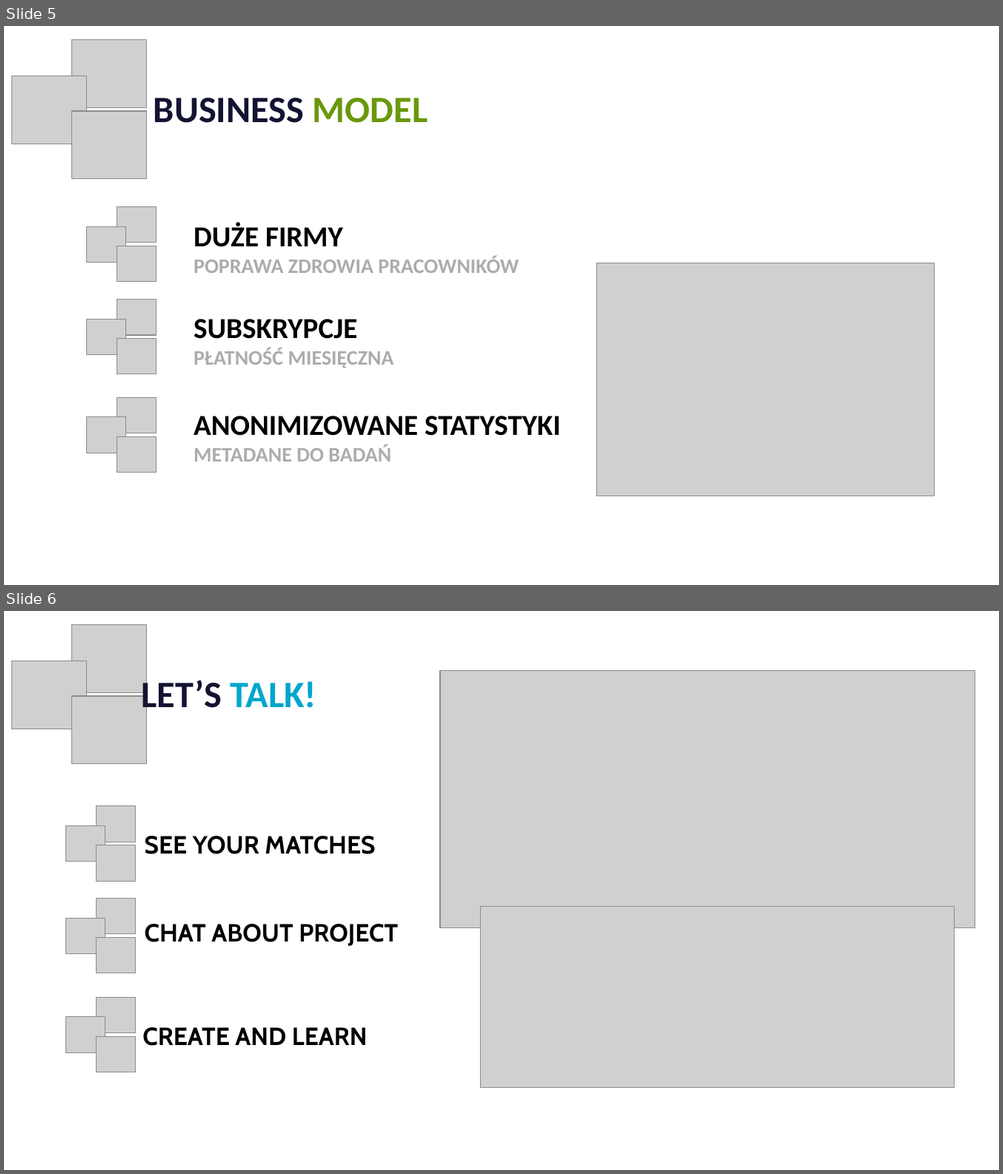
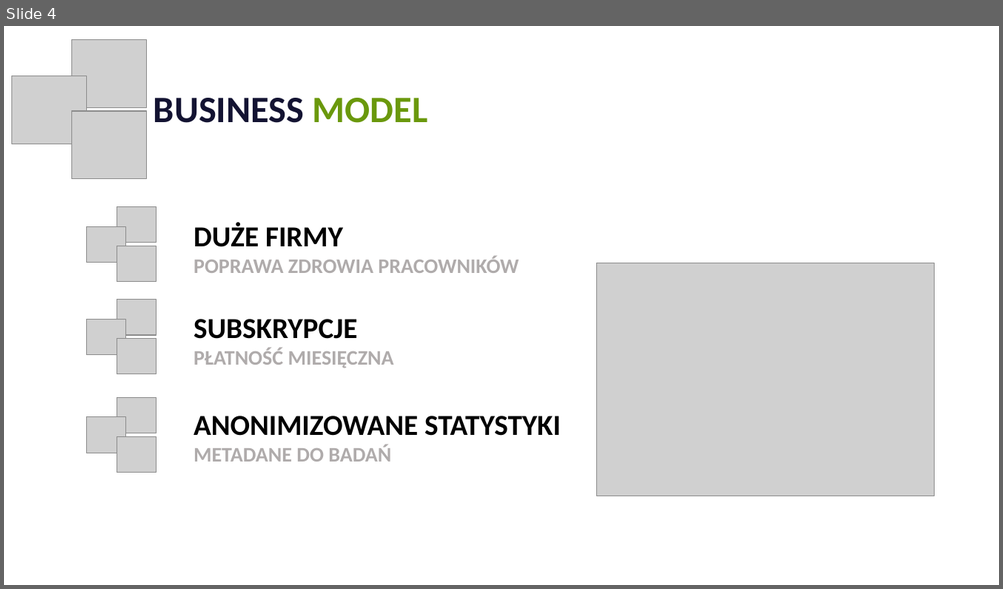
Before and after one commit to KrukowskiJ/Hacknarok2021, a slide deck: Wyprostuj_sie.pptx. Shown one above the other, each under a label of ours: slides 5 and 6 before the commit, slide 4 after it. The pictures are 1003x1174 and 1003x589 pixels, drawn with LibreOffice and Linux fonts; fonts in the diff are those of the drawing; grey boxes stand for pictures. Boxes give left, top, right and bottom in pixels: in the first picture for what was removed or moved away, otherwise in the second. Text is boxed around its words. In the diff, an @@ line names an element or a change of style, - is before the commit and + after.

```diff
--- a/Wyprostuj_sie.pptx
+++ b/Wyprostuj_sie.pptx
@@ slide 6 removed at bbox=[4, 611, 999, 1170], background #FFFFFF @@
@@ picture removed at bbox=[72, 625, 147, 693] @@
@@ picture removed at bbox=[11, 661, 86, 729] @@
@@ text removed at bbox=[142, 677, 317, 716] @@
-LET’S TALK!
@@ picture removed at bbox=[440, 671, 975, 928] @@
@@ picture removed at bbox=[72, 696, 147, 764] @@
@@ picture removed at bbox=[96, 806, 135, 843] @@
@@ picture removed at bbox=[66, 826, 105, 862] @@
@@ picture removed at bbox=[96, 846, 135, 881] @@
@@ text removed at bbox=[145, 836, 375, 854] @@
-SEE YOUR MATCHES
@@ picture removed at bbox=[96, 898, 135, 934] @@
@@ picture removed at bbox=[66, 918, 105, 954] @@
@@ picture removed at bbox=[480, 906, 954, 1088] @@
@@ picture removed at bbox=[96, 938, 135, 974] @@
@@ text removed at bbox=[145, 924, 398, 946] @@
-CHAT ABOUT PROJECT
@@ picture removed at bbox=[96, 997, 135, 1034] @@
@@ picture removed at bbox=[66, 1017, 105, 1054] @@
@@ text removed at bbox=[142, 1028, 367, 1046] @@
-CREATE AND LEARN
@@ picture removed at bbox=[96, 1037, 135, 1073] @@
@@ what was slide 5 is now slide 4 @@
```
Also in this commit, not shown: 1 slide changed, 2 slides added, 4 other slides removed.
